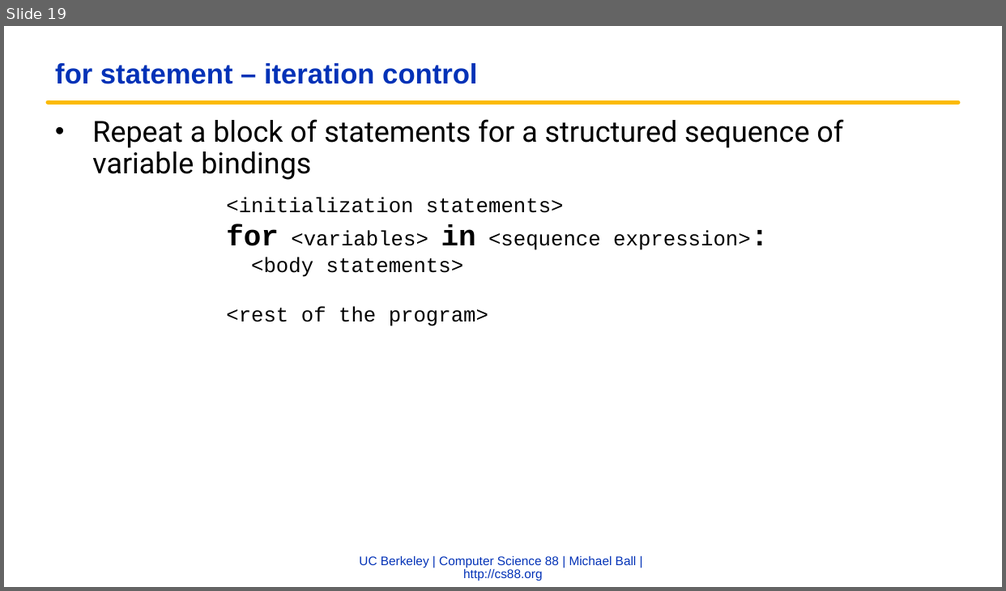
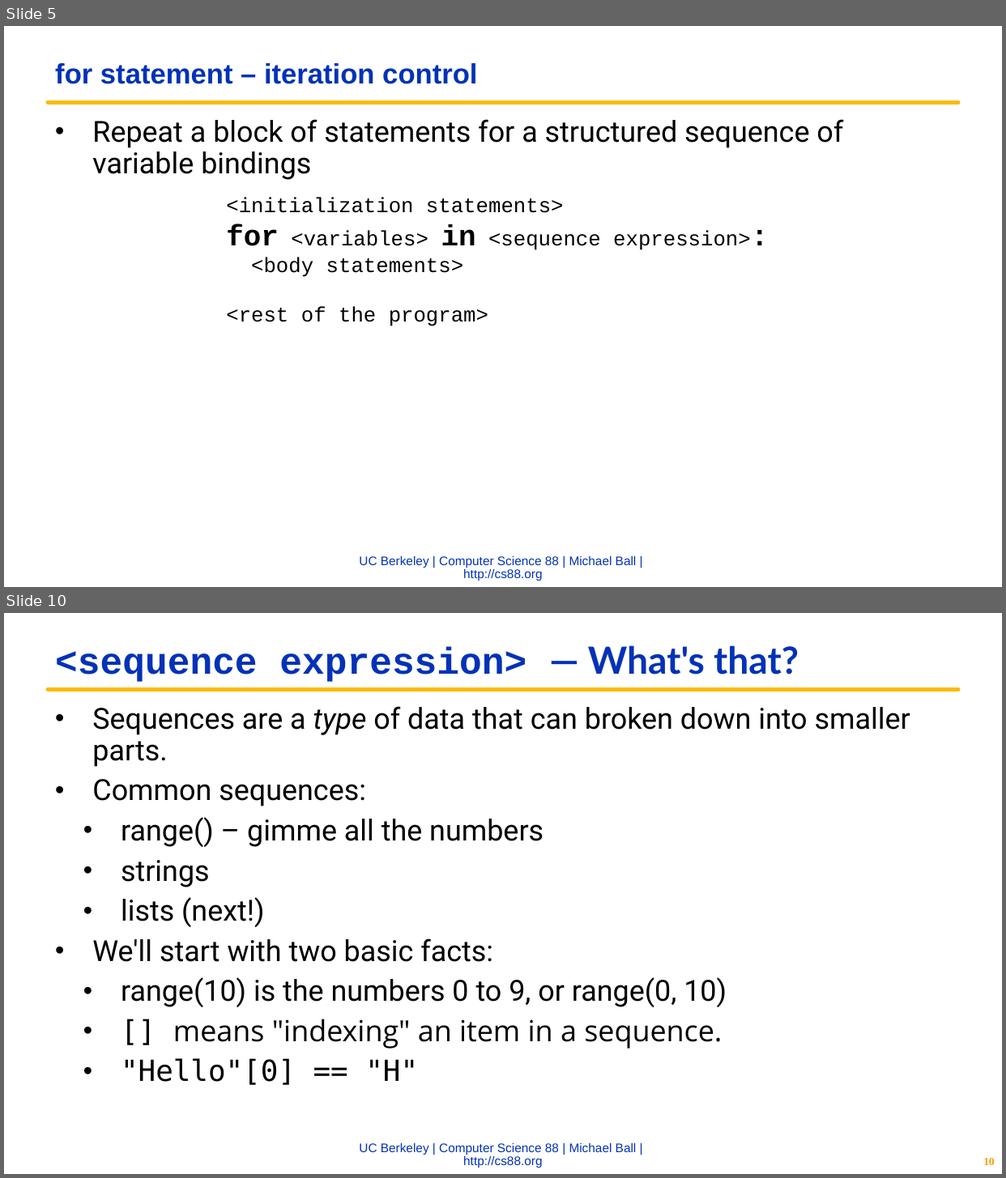
Before and after one commit to cs88-website/fa22, a slide deck: assets/slides/fa22/04-Lists.pptx. Shown one above the other, each under a label of ours: slide 19 before the commit, slides 5 and 10 after it; the slides between them are not shown. The pictures are 1006x591 and 1006x1178 pixels, drawn with LibreOffice and Linux fonts; fonts in the diff are those of the drawing; background and template pictures are left out. Boxes give left, top, right and bottom in pixels: in the first picture for what was removed or moved away, otherwise in the second. Text is boxed around its words. In the diff, an @@ line names an element or a change of style, - is before the commit and + after.

```diff
--- a/assets/slides/fa22/04-Lists.pptx
+++ b/assets/slides/fa22/04-Lists.pptx
@@ slide 10 added at bbox=[4, 613, 1002, 1174], background #FFFFFF; not listed: 2 template elements that a slide beside it also shows @@
@@ title added at bbox=[55, 645, 799, 682], 36 pt, text #0332B7, bold @@
+<sequence expression> — What's that?
@@ text added at bbox=[92, 706, 910, 1085], 28 pt, text #000000 @@
+• Sequences are a type of data that can broken down into smaller parts.
+• Common sequences:
+  • range() – gimme all the numbers
+  • strings
+  • lists (next!)
+• We'll start with two basic facts:
+  • range(10) is the numbers 0 to 9, or range(0, 10)
+  • [] means "indexing" an item in a sequence.
+  • "Hello"[0] == "H"
@@ page number added at bbox=[983, 1158, 994, 1165], 10.5 pt, text #FF9900, bold @@
+10
@@ what was slide 19 is now slide 5 @@
```
Also in this commit, not shown: 10 slides changed, 5 other slides added, 2 slides removed, 4 other files.
